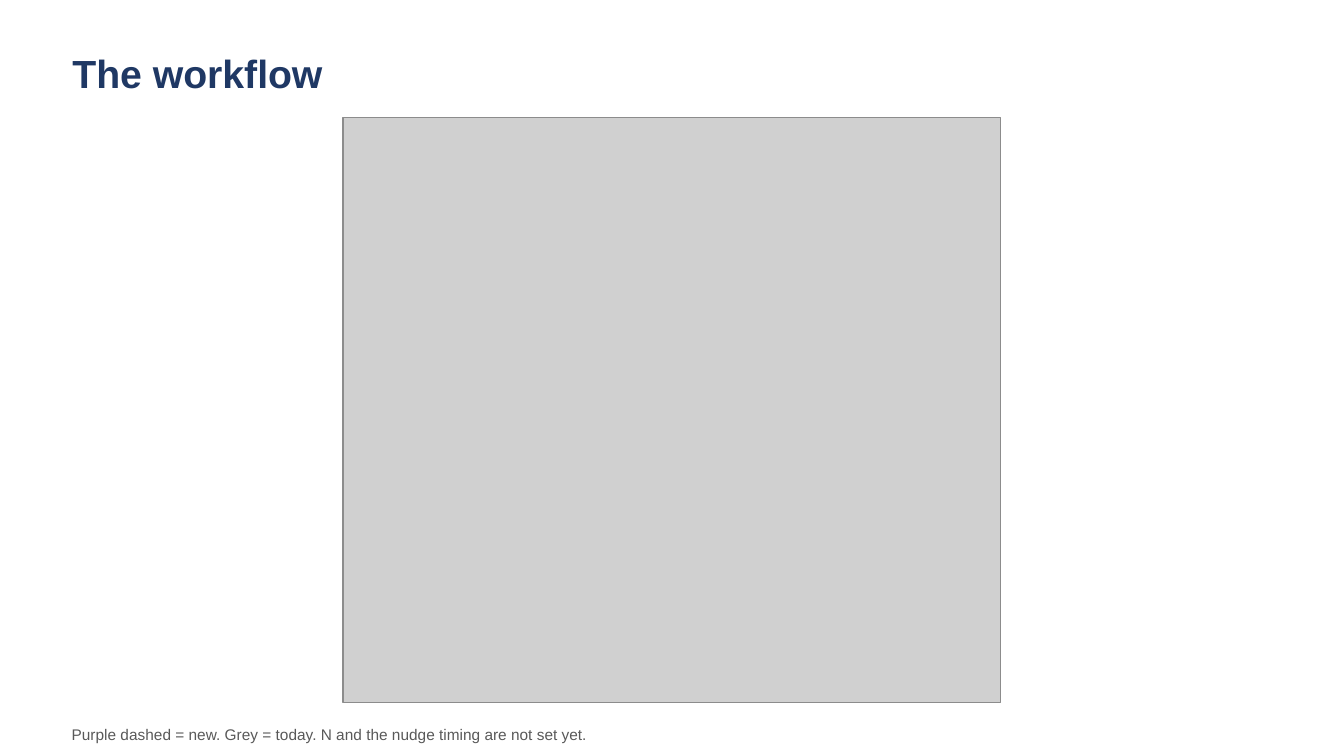
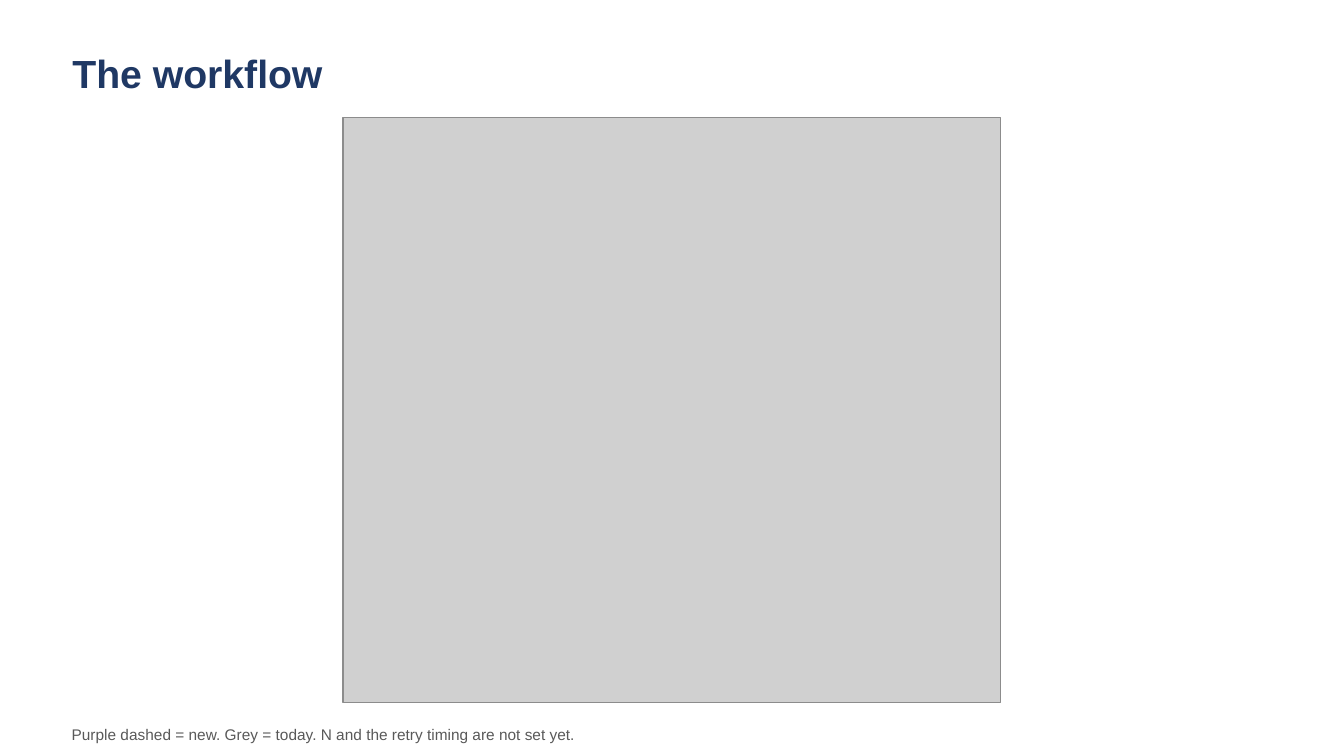
Before and after one commit to Strueb/claude-code-for-pms-final, a slide deck: slide 5 of 05-super-speed/quiet-responders-deck.pptx (slide 4 before the commit). Drawn at 1344x756 pixels with LibreOffice and Linux fonts; fonts in the diff are those of the drawing; grey boxes stand for pictures. Boxes give left, top, right and bottom in pixels: in the first picture for what was removed or moved away, otherwise in the second. Text is boxed around its words. In the diff, an @@ line names an element or a change of style, - is before the commit and + after.

Commit message:
Module 5 work: deck with retry slide

```diff
--- a/05-super-speed/quiet-responders-deck.pptx
+++ b/05-super-speed/quiet-responders-deck.pptx
@@ text at [72, 729, 575, 743]: text changed @@
-Purple dashed = new. Grey = today. N and the nudge timing are not set yet.
+Purple dashed = new. Grey = today. N and the retry timing are not set yet.
```
Also in this commit, not shown: 2 other slides changed, 1 slide added.
